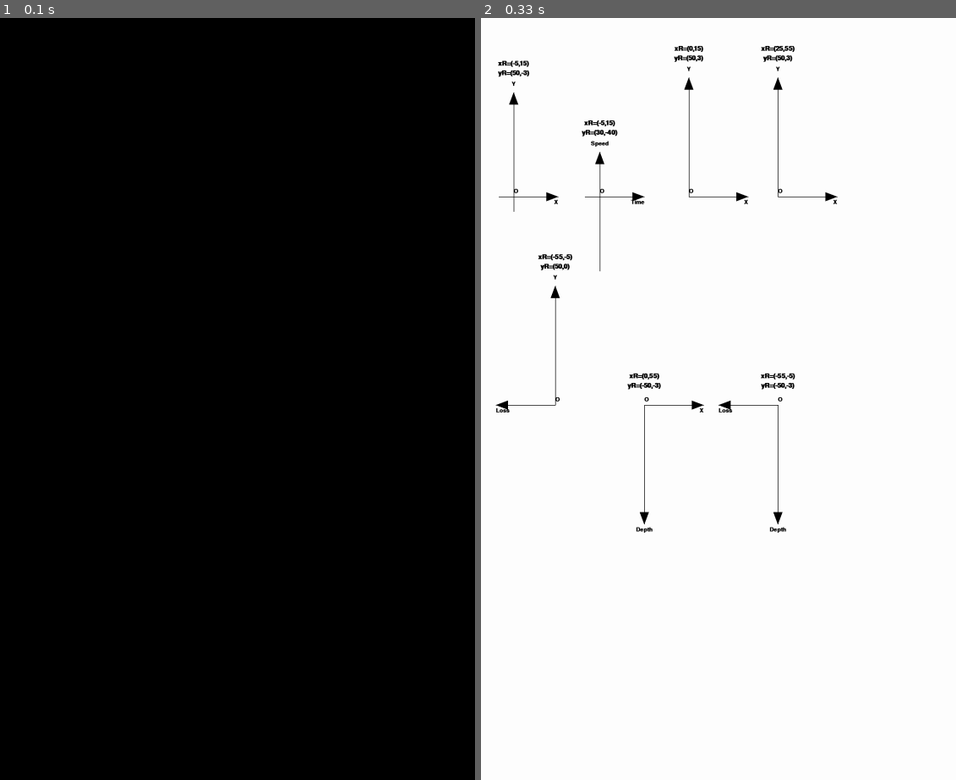
Above: before the commit, frames 1-2 (left to right).
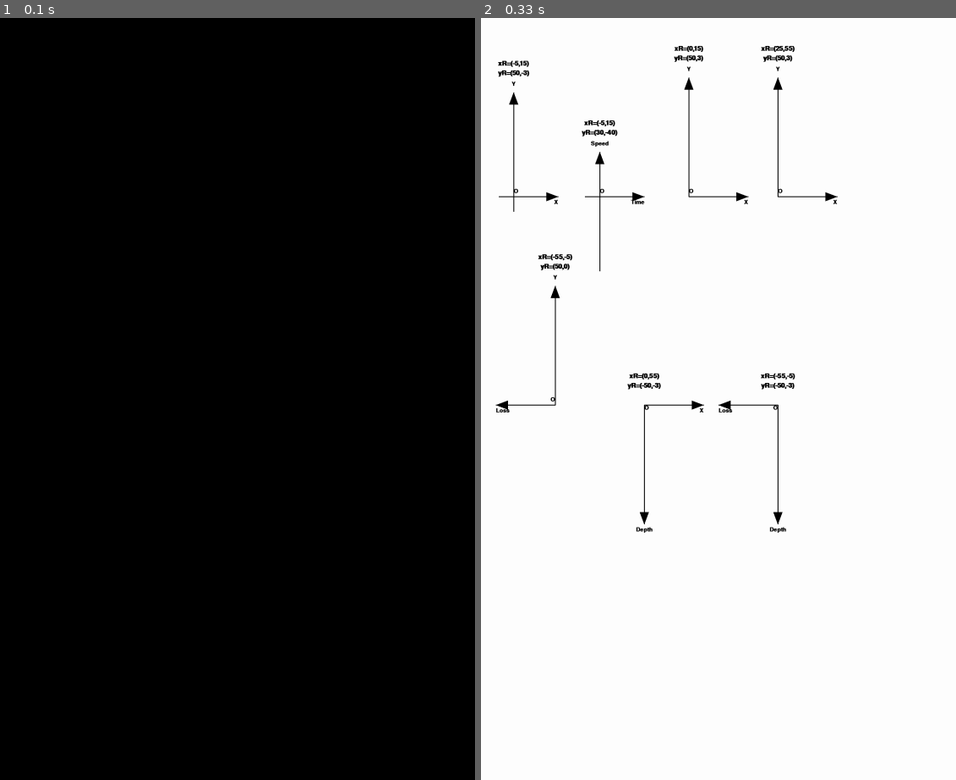
Above: after the commit, the same moments.

Repository: Archanciel/Pygame_2d_Cartesian_coordinates_system
Game: pygame game, started from draw_cartesian_axes.py
Same seed, same stepped clock (60 frames per second), same inputs: the game is played once before the commit and once after it.
Inputs:
- Up to frame 1 (0.1 s): no input
- Up to frame 2 (0.33 s): no input

Frame 1 is identical in both runs. In frame 2, 0.3% of the frame differs, in the area x 3-76%, y 7-65%.

Commit message:
fixed origin label position

Diff:
--- a/pygametwodcartesiancoordsystem.py
+++ b/pygametwodcartesiancoordsystem.py
@@ -1,10 +1,7 @@
 import pygame as pg
 
 from twodcartesiancoordsystem import TwoDCartesianCoordSystem
-
-BLACK = (0, 0, 0)
-FONT_TITLE_SIZE = 32
-FONT_SIZE = 28
+from constants import *
 
 class PygameTwoDCartesianCoordSystem(TwoDCartesianCoordSystem):
 	"""
@@ -12,7 +9,7 @@
 	the Pygame Font related logic.
 	"""
 	def __init__(self, screen, origin, xLength, yLength, xRange, yRange, xLabel='X', yLabel='Y', color=BLACK,
-				 thickness=2, titleLst=[]):
+				 thickness=3, titleLst=[]):
 		super().__init__(origin, xLength, yLength, xRange, yRange, xLabel, yLabel, color,
 				 thickness, titleLst)
 
@@ -35,8 +32,21 @@
 			# Y axis arrow direction is pointing to bottom
 			self.yLabelVerticalShift = self.yAxisCoordEnd[1] + FONT_SIZE / 3
 
-		self.originText = font.render("O", True, self.color)
-		self.originVerticalShift = self.origin[1] - FONT_SIZE
+		self.originText = font.render(ORIGIN_LABEL, True, self.color)
+		originLabelQuadrant = self.computeOriginLabelPosition(self.origin, self.xAxisCoordEnd, self.yAxisCoordStart)
+
+		if originLabelQuadrant == QUADRANT_1:
+			self.originLabelX = self.origin[0]
+			self.originLabelY = self.origin[1] - FONT_SIZE
+		elif originLabelQuadrant == QUADRANT_2:
+			self.originLabelX = self.origin[0] - font.size(ORIGIN_LABEL)[0]
+			self.originLabelY = self.origin[1] - FONT_SIZE
+		elif originLabelQuadrant == QUADRANT_3:
+			self.originLabelX = self.origin[0] - font.size(ORIGIN_LABEL)[0]
+			self.originLabelY = self.origin[1]
+		elif originLabelQuadrant == QUADRANT_4:
+			self.originLabelX = self.origin[0]
+			self.originLabelY = self.origin[1]
 
 		fontTitle = pg.font.SysFont(None, FONT_TITLE_SIZE, bold=True, italic=False)
 
@@ -75,7 +85,7 @@
 
 		# drawing origin
 		self.screen.blit(self.originText,
-						(self.origin[0], self.originVerticalShift))
+						(self.originLabelX, self.originLabelY))
 
 		# drawing title
 		i = len(self.titleTextLst)
--- a/twodcartesiancoordsystem.py
+++ b/twodcartesiancoordsystem.py
@@ -1,8 +1,5 @@
 import math
-
-BLACK = (0, 0, 0)
-ARROW_BASE = 30
-ARROW_LENGTH = 40
+from constants import *
 
 class TwoDCartesianCoordSystem:
 	"""
@@ -132,3 +129,15 @@
 			return (origin[0], 1)
 		else:
 			return (origin[0], -1)
+
+	def computeOriginLabelPosition(self, origin, xAxisCoordEnd, yAxisCoordStart):
+		if xAxisCoordEnd[0] > origin[0]:
+			if yAxisCoordStart[1] < origin[1]:
+				return QUADRANT_1
+			else:
+				return QUADRANT_4
+		else:
+			if yAxisCoordStart[1] < origin[1]:
+				return QUADRANT_2
+			else:
+				return QUADRANT_3
